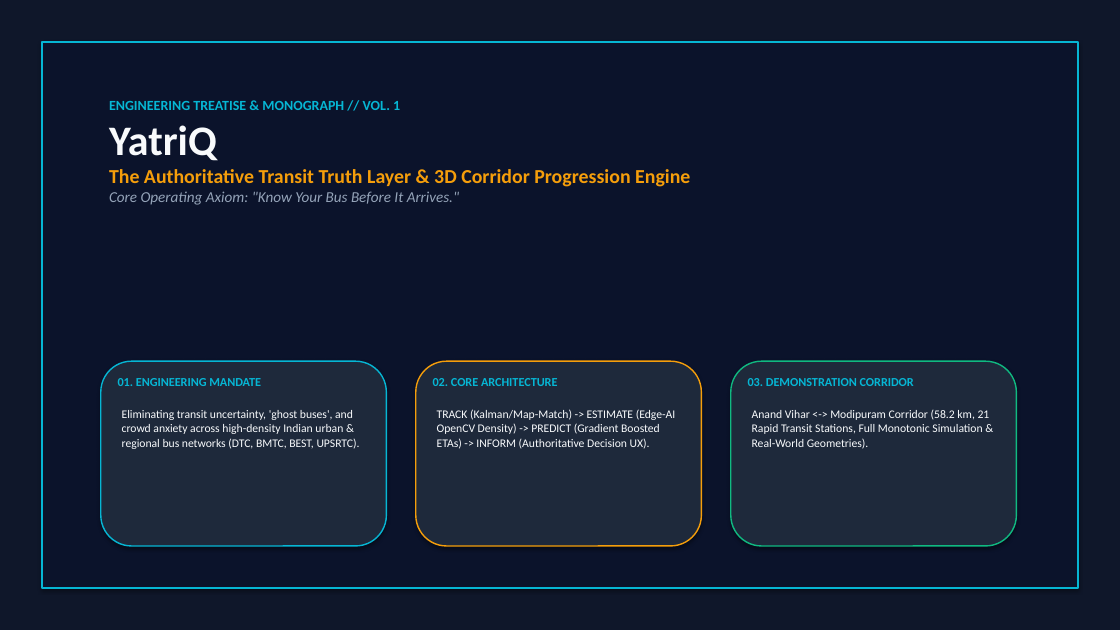
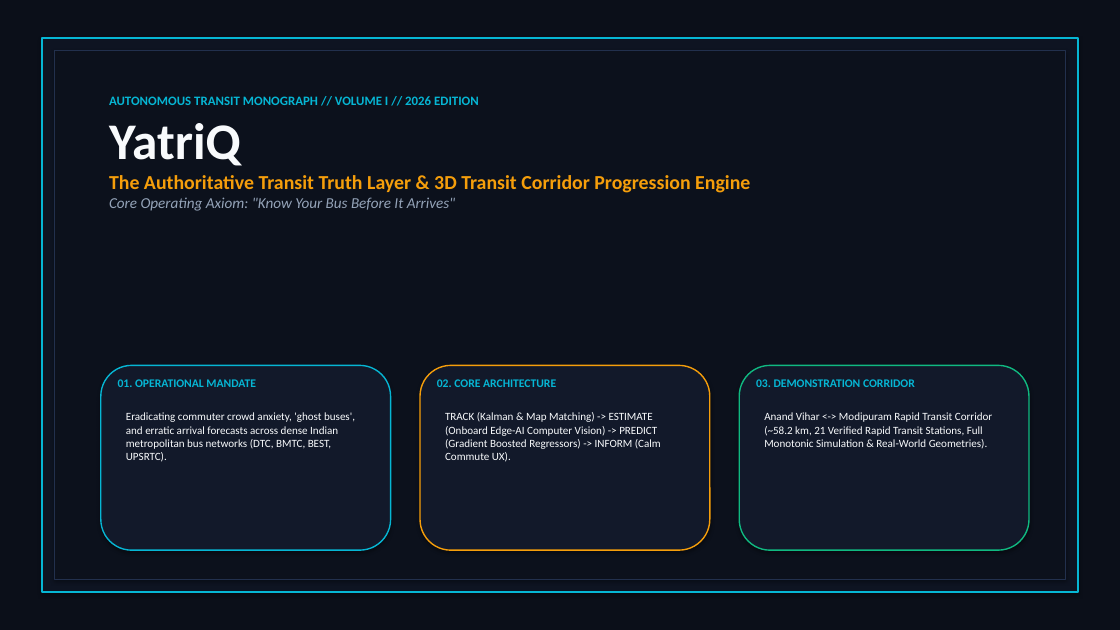
Before and after one commit to athbots/bluedart, a slide deck: slide 1 of Smart_Transit_Intelligence_Engineering_Monograph.pptx. Drawn at 1120x630 pixels with LibreOffice and Linux fonts; fonts in the diff are those of the drawing. Boxes give left, top, right and bottom in pixels: in the first picture for what was removed or moved away, otherwise in the second. Text is boxed around its words. In the diff, an @@ line names an element or a change of style, - is before the commit and + after.

Commit message:
feat: rebuild differentiated YatriQ PPTX and interactive HTML monograph presentation

```diff
--- a/Smart_Transit_Intelligence_Engineering_Monograph.pptx
+++ b/Smart_Transit_Intelligence_Engineering_Monograph.pptx
@@ rectangle at [0,0,1120,630]: fill #0F172A to #0B0F19; outline #0F172A 0.75 pt to #0B0F19 0.75 pt @@
@@ rectangle: place and size @@
-rectangle at [42,42,1078,588]
+rectangle at [42,38,1078,592]
@@ rectangle at [42,38,1078,592]: fill #0B132B to #0E1422 @@
@@ rectangle added at [55,50,1065,580], fill #0C111C, outline #22304D 0.8 pt @@
@@ text at [109,94,479,109]: text changed; size 12 to 11 pt @@
-ENGINEERING TREATISE & MONOGRAPH // VOL. 1
+AUTONOMOUS TRANSIT MONOGRAPH // VOLUME I // 2026 EDITION
@@ text at [109,123,241,166]: size 36 to 44 pt in "YatriQ" @@
@@ text at [109,175,750,211]: text changed @@
-The Authoritative Transit Truth Layer & 3D Corridor Progression Engine
-Core Operating Axiom: "Know Your Bus Before It Arrives."
+The Authoritative Transit Truth Layer & 3D Transit Corridor Progression Engine
+Core Operating Axiom: "Know Your Bus Before It Arrives"
@@ rounded rectangle: place and size @@
-rounded rectangle at [101,361,386,546]
+rounded rectangle at [101,365,391,550]
@@ text at [118,379,255,387]: text changed; size 10.5 to 10 pt @@
-01. ENGINEERING MANDATE
+01. OPERATIONAL MANDATE
@@ rounded rectangle: place and size @@
-rounded rectangle at [416,361,702,546]
+rounded rectangle at [420,365,710,550]
@@ text "02. CORE ARCHITECTURE" at [437,379,556,387]: size 10.5 to 10 pt @@
@@ fill #1E293B to #12192A in 3 elements at [101,365,391,550], [420,365,710,550], [739,365,1029,550] @@
@@ rounded rectangle: place and size @@
-rounded rectangle at [731,361,1017,546]
+rounded rectangle at [739,365,1029,550]
@@ text "03. DEMONSTRATION CORRIDOR" at [756,379,915,387]: size 10.5 to 10 pt @@
@@ text "03. DEMONSTRATION CORRIDOR": place and size @@
-text "03. DEMONSTRATION CORRIDOR" at [748,378,914,386]
+text "03. DEMONSTRATION CORRIDOR" at [756,379,915,387]
@@ text at [126,412,355,462]: text changed; size 10 to 9.5 pt @@
-Eliminating transit uncertainty, 'ghost buses', and crowd anxiety across high-density Indian urban & regional bus networks (DTC, BMTC, BEST, UPSRTC).
+Eradicating commuter crowd anxiety, 'ghost buses', and erratic arrival forecasts across dense Indian metropolitan bus networks (DTC, BMTC, BEST, UPSRTC).
@@ text at [445,412,661,462]: text changed; size 10 to 9.5 pt @@
-TRACK (Kalman/Map-Match) -> ESTIMATE (Edge-AI OpenCV Density) -> PREDICT (Gradient Boosted ETAs) -> INFORM (Authoritative Decision UX).
+TRACK (Kalman & Map Matching) -> ESTIMATE (Onboard Edge-AI Computer Vision) -> PREDICT (Gradient Boosted Regressors) -> INFORM (Calm Commute UX).
@@ text at [764,412,992,448]: text changed; size 10 to 9.5 pt @@
-Anand Vihar <-> Modipuram Corridor (58.2 km, 21 Rapid Transit Stations, Full Monotonic Simulation & Real-World Geometries).
+Anand Vihar <-> Modipuram Rapid Transit Corridor (~58.2 km, 21 Verified Rapid Transit Stations, Full Monotonic Simulation & Real-World Geometries).
```
Also in this commit, not shown: 6 other slides changed, 4 other files.
